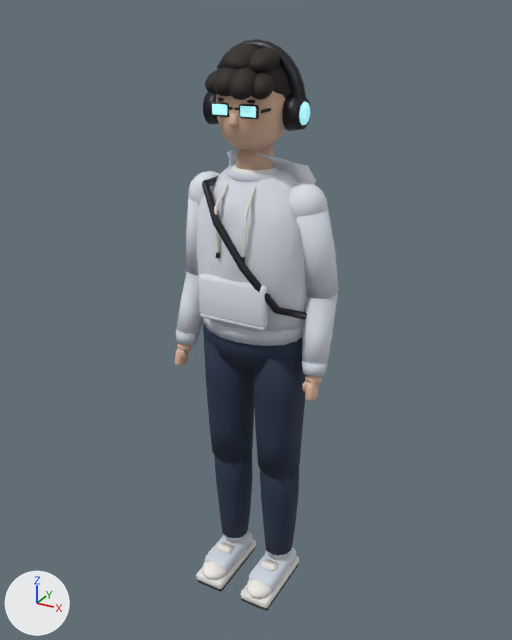
The glTF model assets/models/char_vibe_coder.glb as it was, and as the next commit left it.
Both versions are drawn from a 50 mm camera at (0.957, -1.738, 1.827) aimed at (-0.019, 0.037, 0.94). The lights are fixed; the arrows at lower left show +X, +Y and +Z. The first picture is the older version. Vertices at exactly the same position are counted once.

The first picture shows 'CoderPart'.
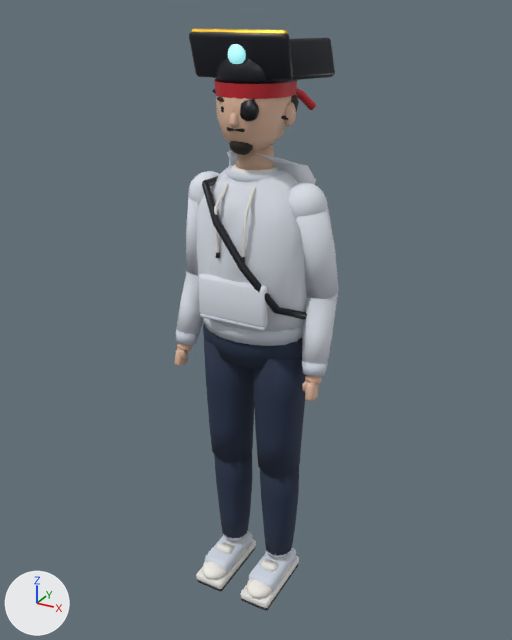
What differs and where, as boxes [x1, y1, x2, y2] in the pictures (512 x 640 px):
'CoderPart', reshaped
    before: [174, 39, 339, 611]
    after: [174, 29, 339, 611]
part 1 of me_coderpartmesh, added
    after: [229, 141, 253, 155]
part 2 of me_coderpartmesh, added
    after: [191, 29, 288, 34]
part 3 of me_coderpartmesh, added
    after: [189, 32, 293, 81]
part 4 of me_coderpartmesh, added
    after: [290, 37, 335, 80]
part 5 of me_coderpartmesh, added
    after: [213, 89, 288, 120]
part 6 of me_coderpartmesh, added
    after: [296, 88, 316, 110]
part 7 of me_coderpartmesh, deleted
    before: [203, 92, 311, 131]
part 8 of me_coderpartmesh, reshaped
    before: [205, 39, 306, 119]
    after: [214, 44, 299, 132]
part 9 of me_coderpartmesh, recoloured
    before: [216, 91, 286, 174]
    after: [216, 92, 297, 174]

The change, as a list of edits to the scene's bpy script:
```text
Add mat_crimson:
    mat_crimson = bpy.data.materials.new('crimson')
    # nodes: BsdfPrincipled, Mix, OutputMaterial, VertexColor
    # colours: red #c82430, mixed with the vertex colours
Add mat_gold:
    mat_gold = bpy.data.materials.new('gold')
    # nodes: BsdfPrincipled, Mix, OutputMaterial, VertexColor
    # colours: black #211300, yellow #f3c33b, mixed with the vertex colours
Change me_coderpartmesh:
    used by ob_coderpart; location = (0.0, 0.0, 0.0)
    remove me_coderpartmesh.from_pydata(...)  # 6818 vertices, 13252 faces; spans x -0.26..0.26, y -0.18..0.18, z 0.0..1.75
    add me_coderpartmesh.from_pydata(...)  # 6276 vertices, 12152 faces; spans x -0.26..0.26, y -0.18..0.23, z 0.0..1.78
    me_coderpartmesh part 1: a new loose piece, a UV sphere (12 segments, 8 rings, poles along z) spanning x -0.034..0.034, y -0.106..-0.05, z 1.47..1.522, in mat_hair
    me_coderpartmesh part 2: the loose piece of 24 vertices spanning x -0.01..0.01, y -0.12..-0.11, z 1.59..1.6 is copied, and the copy is scaled about its middle by (9.36, 1.34, 1.67), then moved by (0.0, 0.02, 0.18), in mat_gold; it spans x -0.14..0.14, y -0.1..-0.08, z 1.76..1.78
    me_coderpartmesh part 3: a new loose piece of 56 vertices spanning x -0.14..0.14, y -0.11..-0.05, z 1.66..1.77, in mat_coal
    me_coderpartmesh part 4: a new loose piece of 56 vertices spanning x 0.07..0.18, y -0.06..0.13, z 1.66..1.76, in mat_coal
    me_coderpartmesh part 5: a new loose piece of 18 vertices spanning x -0.09..0.11, y -0.12..-0.01, z 1.56..1.63, in mat_coal
    me_coderpartmesh part 6: a new loose piece of 18 vertices spanning x 0.01..0.08, y 0.11..0.23, z 1.56..1.64, in mat_crimson
    me_coderpartmesh part 7: 6 loose pieces with 200 vertices, spanning x -0.15..0.15, y -0.11..0.05, z 1.53..1.62, are deleted
    me_coderpartmesh part 8: 176 vertices moved from x -0.09..0.09, y -0.12..0.12, z 1.52..1.73 to x -0.11..0.1, y -0.11..0.12, z 1.52..1.76; 1072 vertices removed from x -0.14..0.14, y -0.14..0.13, z 1.52..1.75; 398 vertices added at x -0.11..0.11, y -0.11..0.13, z 1.52..1.76
    me_coderpartmesh part 9: 879 kept faces spanning x -0.12..0.12, y -0.13..0.12, z 1.4..1.76 get new vertex colours
    other edits to the shape of me_coderpartmesh do not show in these pictures
    add me_coderpartmesh.materials.append(mat_gold)
    add me_coderpartmesh.materials.append(mat_crimson)
```
